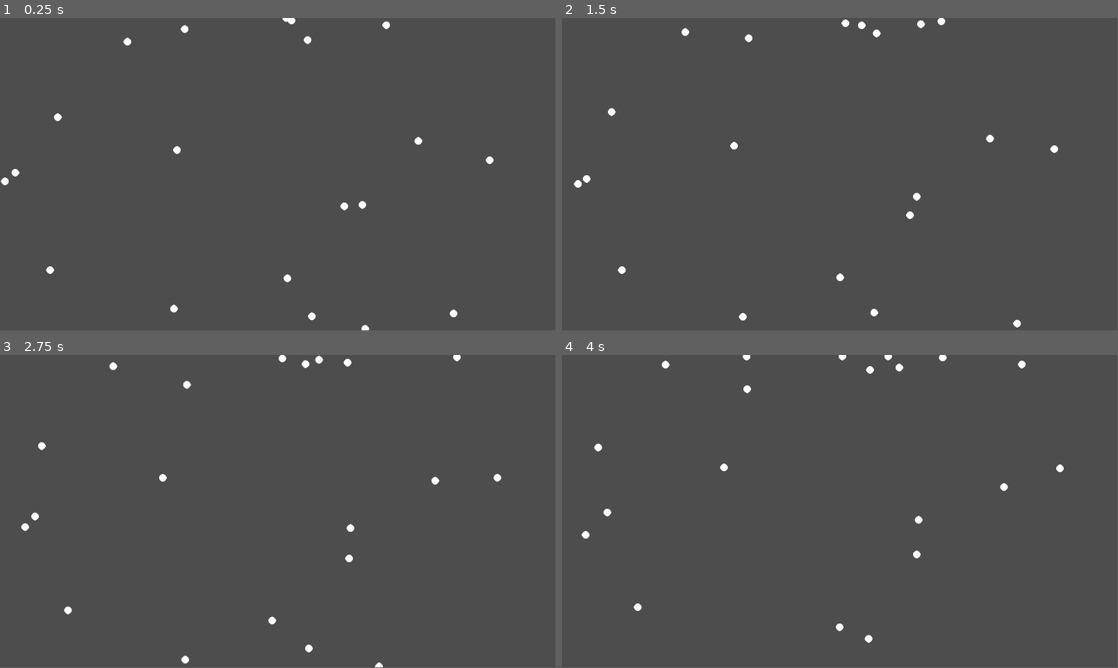
Above: before the commit, frames 1-4 (two rows, left to right).
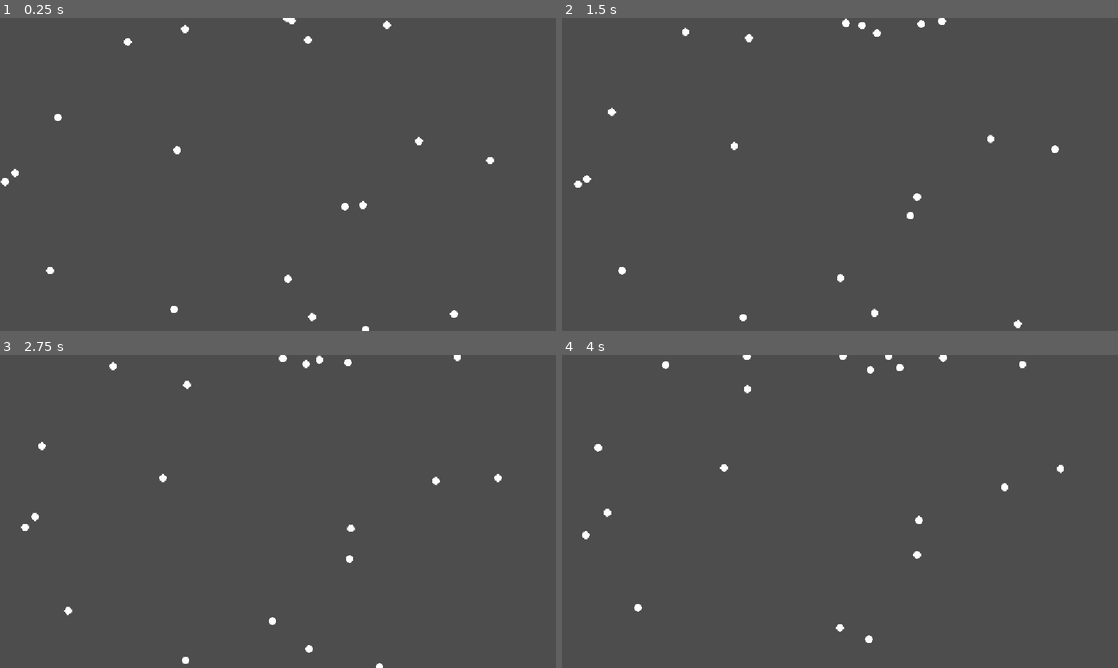
Above: after the commit, the same moments.

Repository: eni-school-project/particle-swarm-optimization
Game: Godot game, scene res://main.tscn
Two runs of this game, one before a commit and one after it. Both use one fixed random seed, a clock stepped at 60 frames per second and the inputs below. Before the commit the project has no main scene; this scene is started directly in both runs.
Inputs:
- Up to frame 1 (0.25 s): no input
- Up to frame 2 (1.5 s): no input
- Up to frame 3 (2.75 s): no input
- Up to frame 4 (4 s): no input
In our replay, the window is 799x449 before the commit and 800x450 after it. These sizes can differ from the game's own. Grey fills any space a smaller window leaves; there, only what the larger window draws over its background counts as a difference.

The runs differ from the first frame. In frame 1, 0.2% of the frame differs, in the area x 0-89%, y 0-100%; in frame 2, 0.2%, in the area x 2-90%, y 0-100%; in frame 3, 0.2%; in frame 4, 0.2%.

Commit message:
Edit : update project config

Diff:
--- a/project.godot
+++ b/project.godot
@@ -11,5 +11,10 @@
 [application]
 
 config/name="particle-swarm-optimization"
+run/main_scene="uid://bcm7u8ay8d1dk"
 config/features=PackedStringArray("4.5", "Forward Plus")
 config/icon="res://icon.svg"
+
+[display]
+
+window/stretch/mode="canvas_items"
